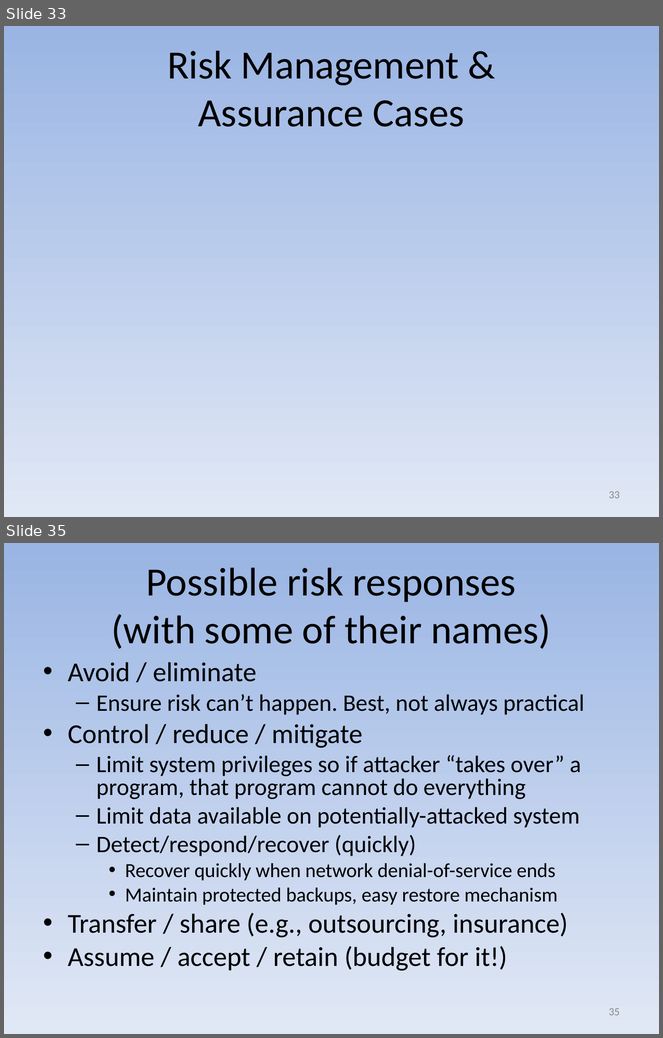
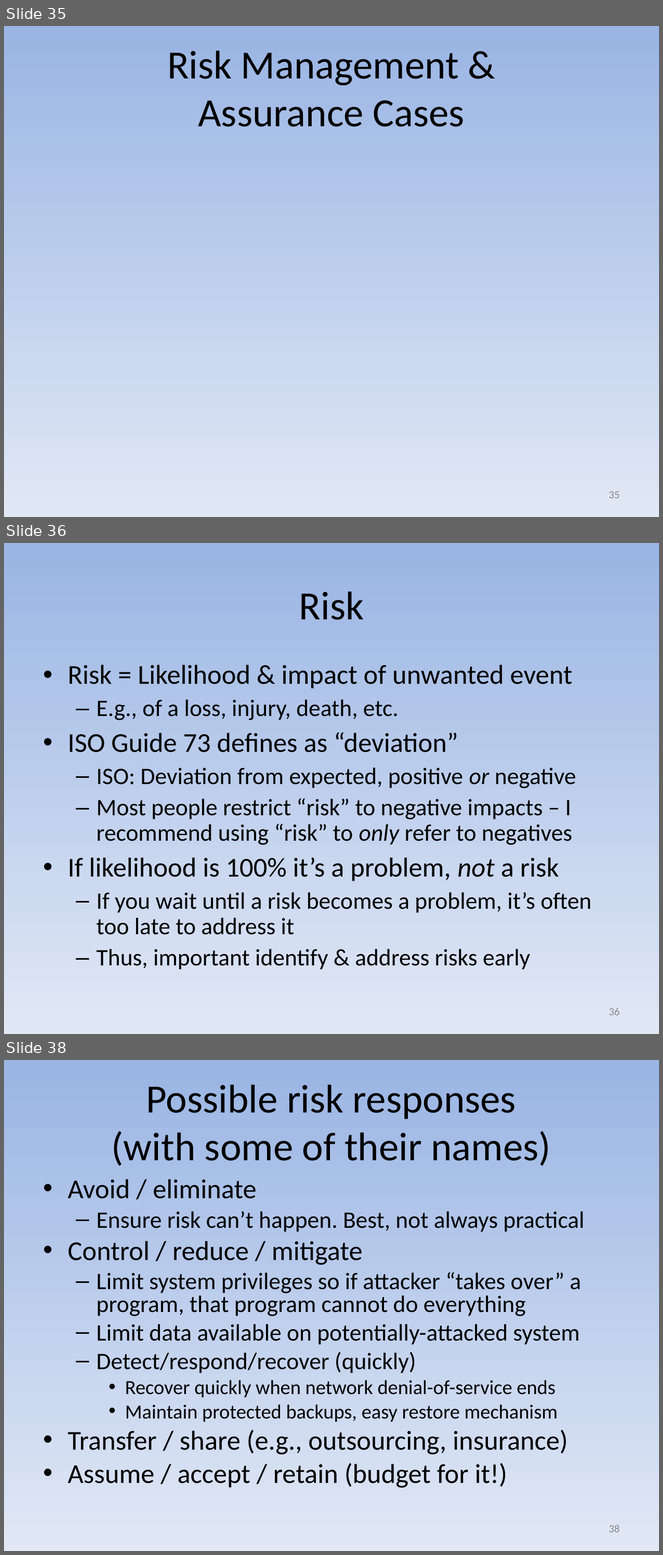
Before and after one commit to david-a-wheeler/david-a-wheeler.github.io, a slide deck: secure-class/presentations/Secure-Software-1-Introduction.ppt. Shown one above the other, each under a label of ours: slides 33 and 35 before the commit, slides 35, 36 and 38 after it; the slides between them are not shown. The pictures are 663x1038 and 663x1555 pixels, drawn with LibreOffice and Linux fonts; fonts in the diff are those of the drawing. Boxes give left, top, right and bottom in pixels: in the first picture for what was removed or moved away, otherwise in the second. Text is boxed around its words. In the diff, an @@ line names an element or a change of style, - is before the commit and + after.

```diff
--- a/secure-class/presentations/Secure-Software-1-Introduction.ppt
+++ b/secure-class/presentations/Secure-Software-1-Introduction.ppt
@@ slide 36 added at [4, 543, 659, 1034], background gradient #9AB5E4 to #E1E8F5 @@
@@ title added at [299, 591, 364, 620], 44 pt, text #000000 @@
+Risk
@@ text added at [68, 665, 592, 970], 26 pt, text #000000 @@
+• Risk = Likelihood & impact of unwanted event
+  – E.g., of a loss, injury, death, etc.
+• ISO Guide 73 defines as “deviation”
+  – ISO: Deviation from expected, positive or negative
+  – Most people restrict “risk” to negative impacts – I recommend using “risk” to only refer to negatives
+• If likelihood is 100% it’s a problem, not a risk
+  – If you wait until a risk becomes a problem, it’s often too late to address it
+  – Thus, important identify & address risks early
@@ page number added at [609, 1008, 620, 1016], 12 pt, text #898989 @@
+36
@@ what was slide 33 is now slide 35 @@
@@ page number at [609, 491, 620, 499]: text changed @@
-33
+35
@@ what was slide 35 is now slide 38 @@
@@ page number at [609, 1525, 620, 1533]: text changed @@
-35
+38
```
Also in this commit, not shown: 10 slides changed, 2 other slides added, 1 other file.
